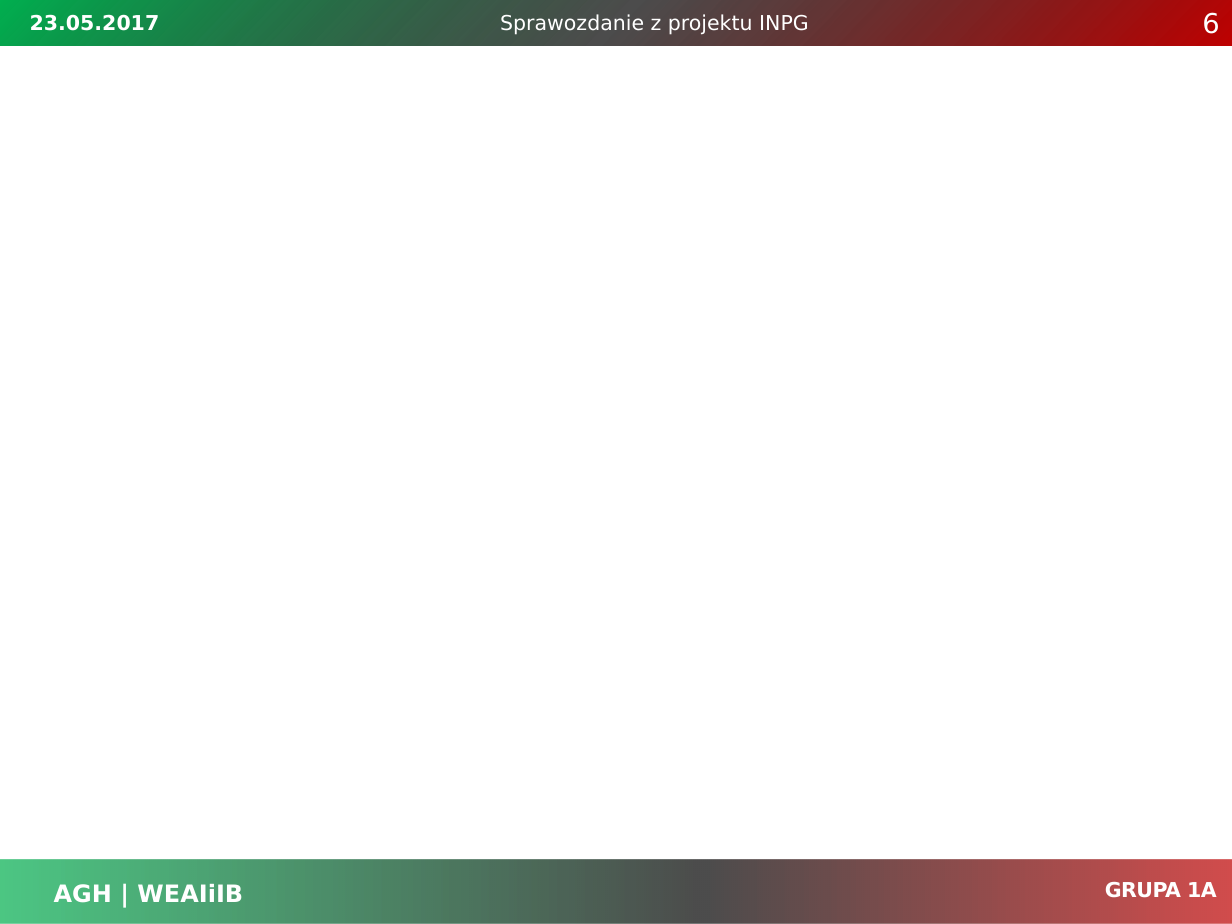
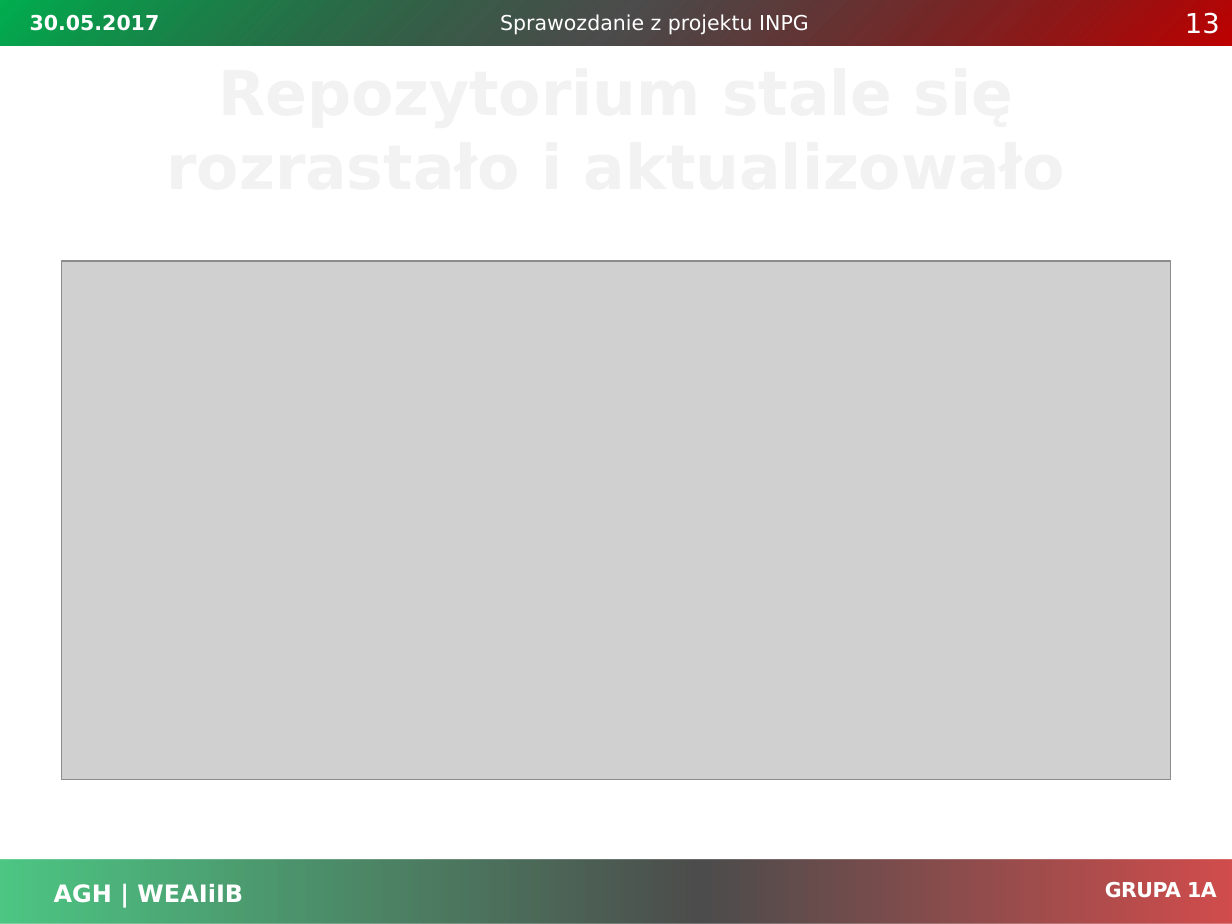
Before and after one commit to hubdworniok/warcaby, a slide deck: slide 13 of Dokumentacja/prezentacja_sprawozdanie.pptx (slide 6 before the commit). Drawn at 1232x924 pixels with LibreOffice and Linux fonts; fonts in the diff are those of the drawing; grey boxes stand for pictures; background and template pictures are left out. Boxes give left, top, right and bottom in pixels: in the first picture for what was removed or moved away, otherwise in the second. Text is boxed around its words. In the diff, an @@ line names an element or a change of style, - is before the commit and + after.

```diff
--- a/Dokumentacja/prezentacja_sprawozdanie.pptx
+++ b/Dokumentacja/prezentacja_sprawozdanie.pptx
@@ text at <box>30,14,160,31</box>: text changed @@
-23.05.2017
+30.05.2017
@@ page number at <box>1185,12,1220,34</box>: text changed @@
-6
+13
@@ picture added at <box>62,261,1170,780</box> @@
```
Also in this commit, not shown: 10 other slides changed, 1 slide added, 1 other file.
